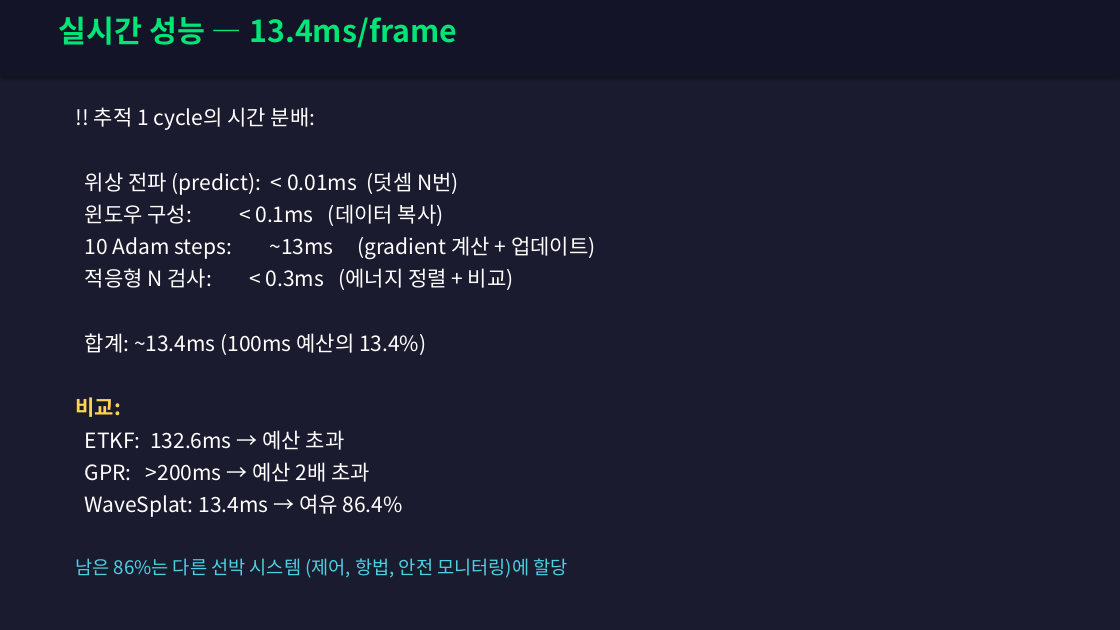
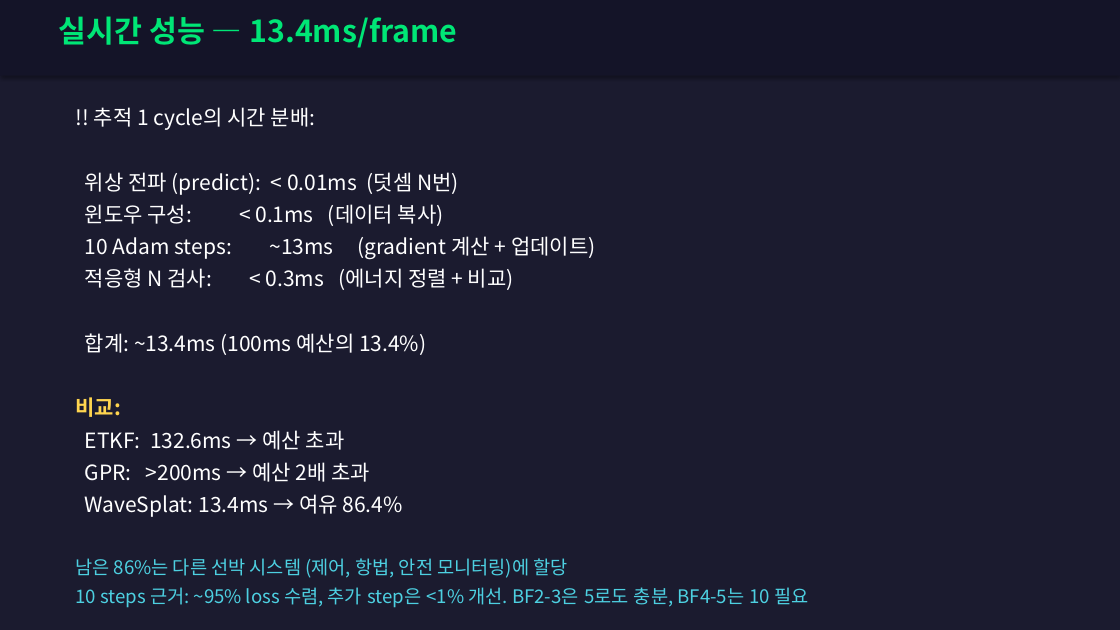
Before and after one commit to SAEYONGPARK94/wavesplat, a slide deck: slide 73 of wavesplat/docs/WaveSplat_Algorithm_Guide.pptx. Drawn at 1120x630 pixels with LibreOffice and Linux fonts; fonts in the diff are those of the drawing. Boxes give left, top, right and bottom in pixels: in the first picture for what was removed or moved away, otherwise in the second. Text is boxed around its words. In the diff, an @@ line names an element or a change of style, - is before the commit and + after.

```diff
--- a/wavesplat/docs/WaveSplat_Algorithm_Guide.pptx
+++ b/wavesplat/docs/WaveSplat_Algorithm_Guide.pptx
@@ text at (75,587,808,608): paragraph added @@
+10 steps 근거: ~95% loss 수렴, 추가 step은 <1% 개선. BF2-3은 5로도 충분, BF4-5는 10 필요
```
Also in this commit, not shown: 6 other slides changed, 1 other file.
